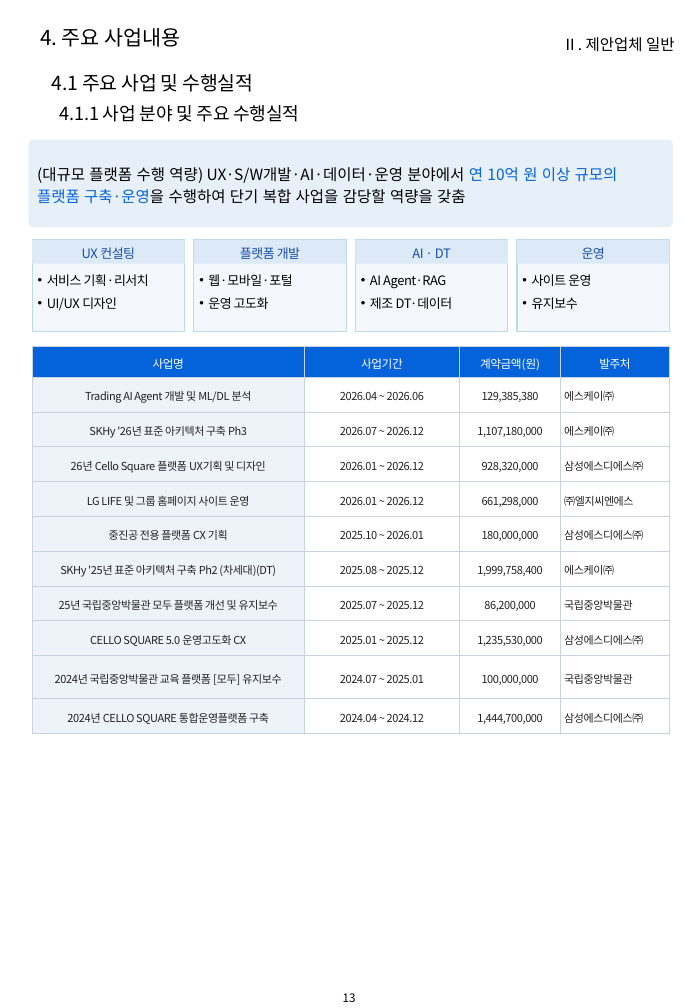
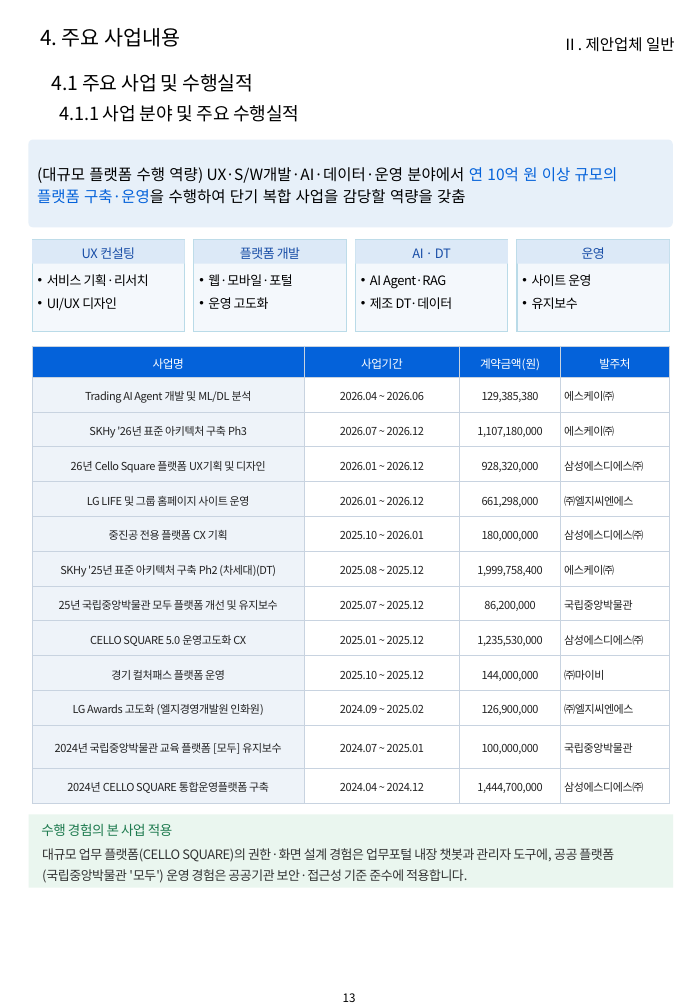
Before and after one commit to hwangsteeve-tech/hbjw, a slide deck: slide 13 of proposals/2026-08_kribb-ai-platform/kribb_proposal.pptx. Drawn at 698x1008 pixels with LibreOffice and Linux fonts; fonts in the diff are those of the drawing; background and template pictures are left out. Boxes give left, top, right and bottom in pixels: in the first picture for what was removed or moved away, otherwise in the second. Text is boxed around its words. In the diff, an @@ line names an element or a change of style, - is before the commit and + after.

```diff
--- a/proposals/2026-08_kribb-ai-platform/kribb_proposal.pptx
+++ b/proposals/2026-08_kribb-ai-platform/kribb_proposal.pptx
@@ table at (x1=33, y1=346, x2=670, y2=803) @@
+row 10: 경기 컬처패스 플랫폼 운영 | 2025.10 ~ 2025.12 | 144,000,000 | ㈜마이비
+row 11: LG Awards 고도화 (엘지경영개발원 인화원) | 2024.09 ~ 2025.02 | 126,900,000 | ㈜엘지씨엔에스
@@ rectangle added at (x1=29, y1=814, x2=674, y2=888), fill #EAF6EF @@
@@ text added at (x1=41, y1=823, x2=172, y2=836), 10.5 pt, text #1E7B4F @@
+수행 경험의 본 사업 적용
@@ text added at (x1=42, y1=848, x2=614, y2=883), 10 pt, text #333333 @@
+대규모 업무 플랫폼(CELLO SQUARE)의 권한·화면 설계 경험은 업무포털 내장 챗봇과 관리자 도구에, 공공 플랫폼(국립중앙박물관 '모두') 운영 경험은 공공기관 보안·접근성 기준 준수에 적용합니다.
```
Also in this commit, not shown: 33 other slides changed, 5 other files.
